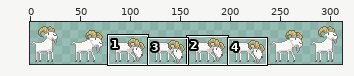
Sprite sheet: Unity/Assets/Dev/Art/Sprite/Animal/Goat/Animal_Goat_Idle_02_Right.png. The first picture is a wide view before the edit; the outline marks the close-up.
Close-up. Old version:
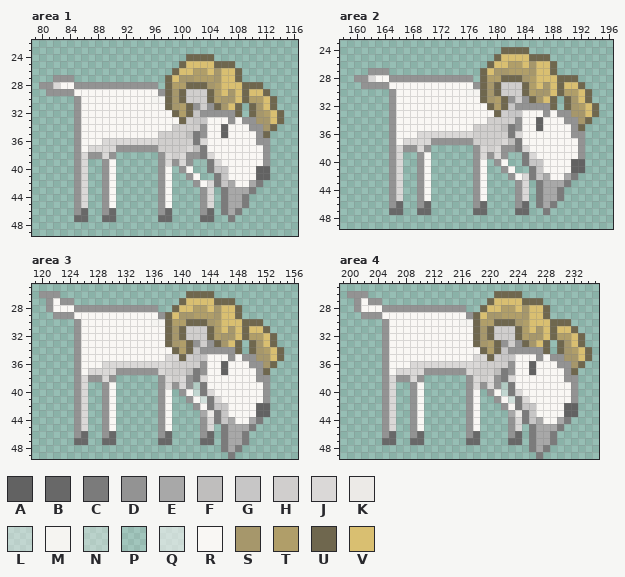
The file is 320x50 pixels. Pixels under 10% opacity are left out. Colours within 5 levels of each other are drawn and written as one. Shown: area 1: x 79..116, y 22..49; area 2: x 158..196, y 23..49; area 3: x 119..156, y 25..49; area 4: x 199..235, y 25..49. The wide view leaves out empty margins. The commit also changed other parts of the picture, which this record leaves out.
Palette (. is transparent): A #626262  B #686868  C #7b7b7b  D #939393  E #a8a8a8  F #bfbebd  G #c7c6c6  H #d0cecd  J #dad8d7  K #eceae7  L #f8f5f370  M #f8f6f3f8  N #f9f6f35c  P #f6f6f61e  Q #f8f6f496  R #f9f7f4  S #a6976b  T #b09e69  U #6f674e  V #d9bf71
Pixels before, area 1, first column x 80:
24 .....................UUUU..........
25 ....................UVVVVUUU.......
26 ...................UVVTTVSVVU......
27 ..DDD.............UVSSTTTSVVU......
28 DDJRRDDDDDDDDDDDD.UTTUUUSTVVVUUU...
29 .DDDDRRRRRRRRRRRRDUSUHHHUTVSVUVVU..
30 .....DRRRRRRRRRRMMUSUHHHUTSSVUTTVU.
31 .....DRRRRRRRRRRRRUSTUDHDUSVU.USVU.
32 .....DRRRRRRRRRRRRRUTUGDDDDDU.USTVU
33 .....DRRRRRRRRRRRRRRUHGGRRRDRDDSSVU
34 .....DRRRRRRRRRRRRRHHHHDRRARRRDDSU.
35 .....DRRRRRRRRRRRHHHHFCDRRARRRRDU..
36 .....DRRRJJJJJJJJHHHHHCJRRRRRRRDD..
37 .....DRJJJJDDDDDDHHHHJFCRRRRRRRRD..
38 .....DJDDJD......DJHJDDCJRRRRRRRD..
39 .....DJ..DR......DJDJD.PCJRRRRRRD..
40 .....DJ..DR......DR.DR..CGGRRRRAA..
41 .....DJ..DR......DR..DR..CGRRRRAA..
42 .....DJ..DR......DR...DRJCGERREC...
43 .....DJ..DR......DR....DJ.CEEEC....
44 .....DJ..DR......DR....DJ.CEEC.....
45 .....DJ..DR......DR....DJ.CEEC.....
46 .....DB..DB......DB....DB.CEC......
47 .....BB..BB......BB....BB..C.......
Pixels before, area 2, first column x 160:
24 .....................UUUU..........
25 ....................UVVVVUUU.......
26 ...................UVVTTVSVVU......
27 ..DDD.............UVSSTTTSVVU......
28 DDJRRDDDDDDDDDDDD.UTTUUUSTVVVUUU...
29 .DDDDRRRRRRRRRRRRDUSUHHHUTVSVUVVU..
30 .....DRRRRRRRRRRMMUSUHHHUTSSVUTTVU.
31 .....DRRRRRRRRRRRRUSTUDHDUSVU.USVU.
32 .....DRRRRRRRRRRRRRUTUGDDDDDU.USTVU
33 .....DRRRRRRRRRRRRRRUHGGRRRDRDDSSVU
34 .....DRRRRRRRRRRRRRHHHHDRRARRRDDSU.
35 .....DRRRRRRRRRRRHHHHFCDRRARRRRDU..
36 .....DRRRJJJJJJJJHHHHHCJRRRRRRRDD..
37 .....DRJJJJDDDDDDHHHHJFCRRRRRRRRD..
38 .....DJDDJD......DJHJDDCJRRRRRRRD..
39 .....DJ..DR......DJDJD.PCJRRRRRRD..
40 .....DJ..DR......DR.DR..CGGRRRRAA..
41 .....DJ..DR......DR..DR..CGRRRRAA..
42 .....DJ..DR......DR...DRJCGERREC...
43 .....DJ..DR......DR....DJ.CEEEC....
44 .....DJ..DR......DR....DJ.CEEC.....
45 .....DJ..DR......DR....DJ.CEEC.....
46 .....DB..DB......DB....DB.CEC......
47 .....BB..BB......BB....BB..C.......
Pixels before, area 3, first column x 120:
26 DDD..................UUUU..........
27 .DRDD...............UVVVVUUU.......
28 .DRRRDDDDDDDDDDDD..UVVTTVSVVU......
29 ..DDDRRRRRRRRRRRRDUVSSTTTSVVU......
30 .....DRRRRRRRRRRMMUTTUUUSTVVVUUU...
31 .....DRRRRRRRRRRRRUSUHHHUTVSVUVVU..
32 .....DRRRRRRRRRRRRUSUHHHUTSSVUTTVU.
33 .....DRRRRRRRRRRRRUSTUDHDUSVU.USVU.
34 .....DRRRRRRRRRRRRRUTUGDDDDDU.USTVU
35 .....DRRRRRRRRRRRRJJUHGGRRRDRDDSSVU
36 .....DRRRJJJJJJJJJJHHHHDRRARRRDDSU.
37 .....DRJJJJDDDDDDJHHHFCDRRARRRRDU..
38 .....DJDDJD......DJHJDCJRRRRRRRDD..
39 .....DJ..DR......DJDJDNCRRRRRRRRD..
40 .....DJ..DR......DR.DRLCJRRRRRRRD..
41 .....DJ..DR......DR..DRQCJRRRRRRD..
42 .....DJ..DR......DR...DRCGGRRRRAA..
43 .....DJ..DR......DR....EKCGRRRRAA..
44 .....DJ..DR......DR....DJCGERREC...
45 .....DJ..DR......DR....DJ.CEEEC....
46 .....DB..DB......DB....DB.CEEC.....
47 .....BB..BB......BB....BB.CEEC.....
48 ..........................CEC......
49 ...........................C.......
Pixels before, area 4, first column x 200:
26 DDD..................UUUU..........
27 .DRDD...............UVVVVUUU.......
28 .DRRRDDDDDDDDDDDD..UVVTTVSVVU......
29 ..DDDRRRRRRRRRRRRDUVSSTTTSVVU......
30 .....DRRRRRRRRRRMMUTTUUUSTVVVUUU...
31 .....DRRRRRRRRRRRRUSUHHHUTVSVUVVU..
32 .....DRRRRRRRRRRRRUSUHHHUTSSVUTTVU.
33 .....DRRRRRRRRRRRRUSTUDHDUSVU.USVU.
34 .....DRRRRRRRRRRRRRUTUGDDDDDU.USTVU
35 .....DRRRRRRRRRRRRJJUHGGRRRDRDDSSVU
36 .....DRRRJJJJJJJJJJHHHHDRRARRRDDSU.
37 .....DRJJJJDDDDDDJHHHFCDRRARRRRDU..
38 .....DJDDJD......DJHJDCJRRRRRRRDD..
39 .....DJ..DR......DJDJDNCRRRRRRRRD..
40 .....DJ..DR......DR.DRLCJRRRRRRRD..
41 .....DJ..DR......DR..DRQCJRRRRRRD..
42 .....DJ..DR......DR...DRCGGRRRRAA..
43 .....DJ..DR......DR....EKCGRRRRAA..
44 .....DJ..DR......DR....DJCGERREC...
45 .....DJ..DR......DR....DJ.CEEEC....
46 .....DB..DB......DB....DB.CEEC.....
47 .....BB..BB......BB....BB.CEEC.....
48 ..........................CEC......
49 ...........................C.......
And afterwards:
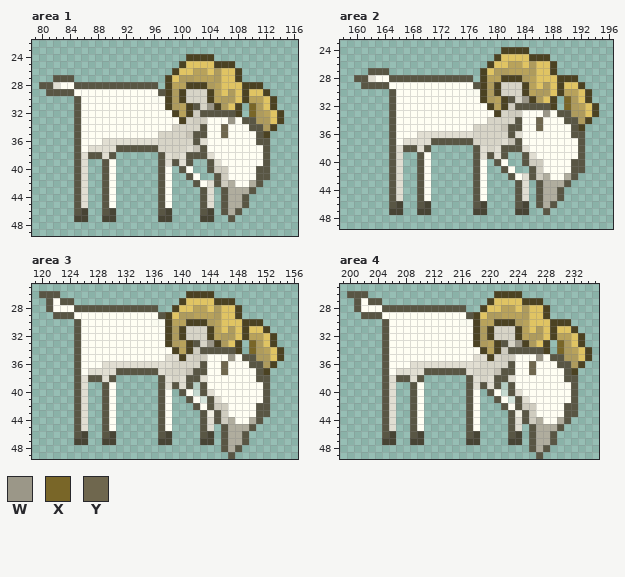
Colours new in this view: W #9b9788  X #796628  Y #6f674e
From old to new:
colour B: #686868 -> #474434
colour D: #939393 -> #595644
colour E: #a8a8a8 -> #b0ad9e
colour F: #bfbebd -> #c7c3b6
colour G: #c7c6c6 -> #cfccbf
colour H: #d0cecd -> #d7d4c7
colour J: #dad8d7 -> #e1ded2
colour K: #eceae7 -> #f3f1e4
colour L: #f8f5f370 -> #fefcf270
colour M: #f8f6f3f8 -> #fefdf2f8
colour N: #f9f6f35c -> #fffdf25c
colour P: #f6f6f61e -> #fdfdf51e
colour Q: #f8f6f496 -> #fefdf396
colour R: #f9f7f4 -> #fffef3
colour S: #a6976b -> #ae9b5d
colour T: #b09e69 -> #b8a25b
colour U: #6f674e -> #4b4222
colour V: #d9bf71 -> #e0c463
Area 1:
y 31: x 104 D -> W; x 110 U -> X
y 32: x 110 U -> X
y 33: x 107 D -> W
y 34: x 106 A -> Y
y 35: x 102 C -> D; x 106 A -> Y
y 36: x 102 C -> D
y 37..38: x 103 C -> D
y 39: x 104 C -> D
y 40: x 104 C -> D; x 111..112 AA -> DD
y 41: x 105 C -> D; x 111..112 AA -> DD
y 42: x 105 C -> D; x 111 C -> D
y 43: x 106 C -> D; x 110 C -> D
y 44..45: x 106 C -> D; x 109 C -> D
y 46: x 106 C -> D; x 108 C -> D
y 47: x 107 C -> D
Area 2:
y 31: x 184 D -> W; x 190 U -> X
y 32: x 190 U -> X
y 33: x 187 D -> W
y 34: x 186 A -> Y
y 35: x 182 C -> D; x 186 A -> Y
y 36: x 182 C -> D
y 37..38: x 183 C -> D
y 39: x 184 C -> D
y 40: x 184 C -> D; x 191..192 AA -> DD
y 41: x 185 C -> D; x 191..192 AA -> DD
y 42: x 185 C -> D; x 191 C -> D
y 43: x 186 C -> D; x 190 C -> D
y 44..45: x 186 C -> D; x 189 C -> D
y 46: x 186 C -> D; x 188 C -> D
y 47: x 187 C -> D
Area 3:
y 33: x 144 D -> W; x 150 U -> X
y 34: x 150 U -> X
y 35: x 147 D -> W
y 36: x 146 A -> Y
y 37: x 142 C -> D; x 146 A -> Y
y 38: x 142 C -> D
y 39..40: x 143 C -> D
y 41: x 144 C -> D
y 42: x 144 C -> D; x 151..152 AA -> DD
y 43: x 143 E -> D; x 145 C -> D; x 151..152 AA -> DD
y 44: x 145 C -> D; x 151 C -> D
y 45: x 146 C -> D; x 150 C -> D
y 46..47: x 146 C -> D; x 149 C -> D
y 48: x 146 C -> D; x 148 C -> D
y 49: x 147 C -> D
Area 4:
y 33: x 224 D -> W; x 230 U -> X
y 34: x 230 U -> X
y 35: x 227 D -> W
y 36: x 226 A -> Y
y 37: x 222 C -> D; x 226 A -> Y
y 38: x 222 C -> D
y 39..40: x 223 C -> D
y 41: x 224 C -> D
y 42: x 224 C -> D; x 231..232 AA -> DD
y 43: x 223 E -> D; x 225 C -> D; x 231..232 AA -> DD
y 44: x 225 C -> D; x 231 C -> D
y 45: x 226 C -> D; x 230 C -> D
y 46..47: x 226 C -> D; x 229 C -> D
y 48: x 226 C -> D; x 228 C -> D
y 49: x 227 C -> D
